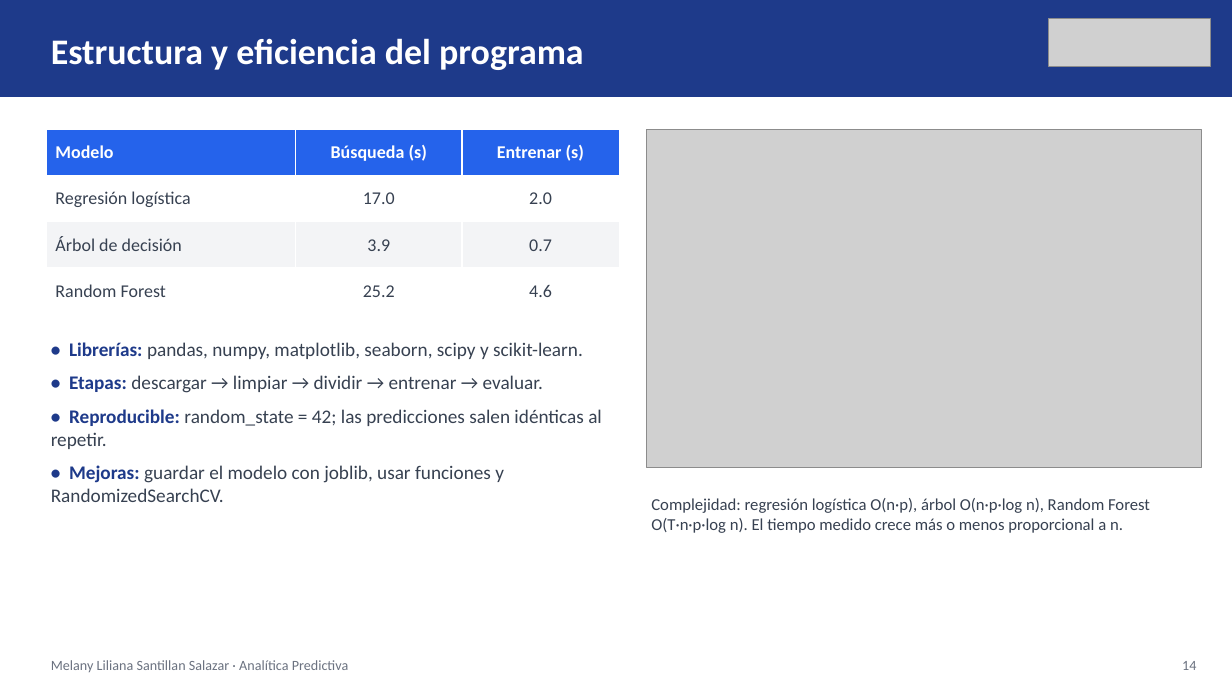
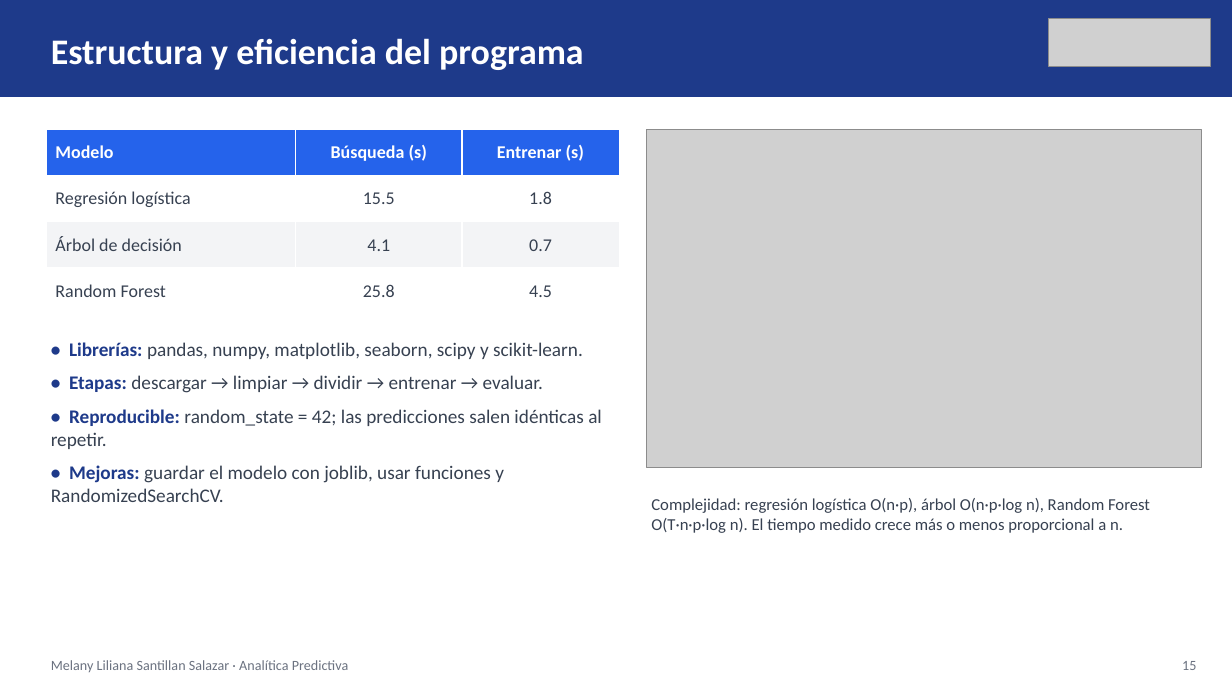
Before and after one commit to ivxnwww/Polymarket-UP-DOWN-5m, a slide deck: slide 15 of proyecto_enoe/Presentacion_Proyecto_ENOE.pptx (slide 14 before the commit). Drawn at 1232x693 pixels with LibreOffice and Linux fonts; fonts in the diff are those of the drawing; grey boxes stand for pictures. Boxes give left, top, right and bottom in pixels: in the first picture for what was removed or moved away, otherwise in the second. Text is boxed around its words. In the diff, an @@ line names an element or a change of style, - is before the commit and + after.

```diff
--- a/proyecto_enoe/Presentacion_Proyecto_ENOE.pptx
+++ b/proyecto_enoe/Presentacion_Proyecto_ENOE.pptx
@@ table at (46, 129, 619, 314) @@
-row 2, column 2: 17.0
+row 2, column 2: 15.5
-row 2, column 3: 2.0
+row 2, column 3: 1.8
-row 3, column 2: 3.9
+row 3, column 2: 4.1
-row 4, column 2: 25.2
+row 4, column 2: 25.8
-row 4, column 3: 4.6
+row 4, column 3: 4.5
@@ text at (1182, 661, 1196, 670): text changed @@
-14
+15
```
Also in this commit, not shown: 8 other slides changed, 1 slide added, 13 other files.
